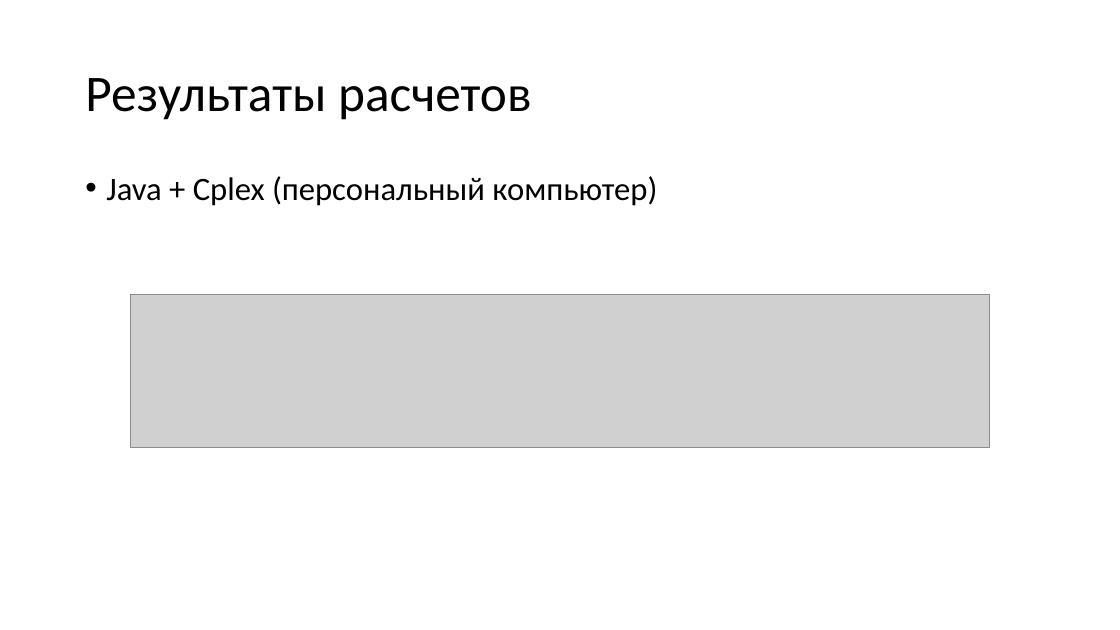
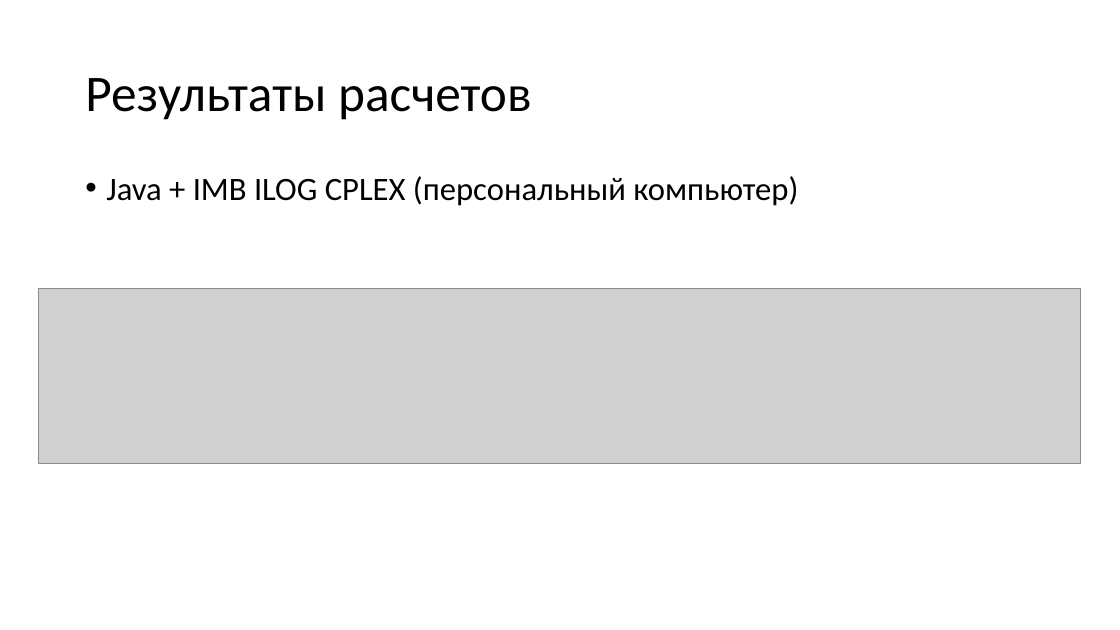
Before and after one commit to berezinant/cs_master, a slide deck: slide 13 of дипломы/Антон/магистр/presentation/berezin_diplom.pptx. Drawn at 1120x630 pixels with LibreOffice and Linux fonts; fonts in the diff are those of the drawing; grey boxes stand for pictures. Boxes give left, top, right and bottom in pixels: in the first picture for what was removed or moved away, otherwise in the second. Text is boxed around its words. In the diff, an @@ line names an element or a change of style, - is before the commit and + after.

```diff
--- a/дипломы/Антон/магистр/presentation/berezin_diplom.pptx
+++ b/дипломы/Антон/магистр/presentation/berezin_diplom.pptx
@@ text at [106,176,798,206]: text changed @@
-• Java + Cplex (персональный компьютер)
+• Java + IMB ILOG CPLEX (персональный компьютер)
@@ picture: place and size @@
-picture at [131,295,990,447]
+picture at [39,288,1081,463]
```
Also in this commit, not shown: 4 other slides changed, 1 slide added, 17 other files.
